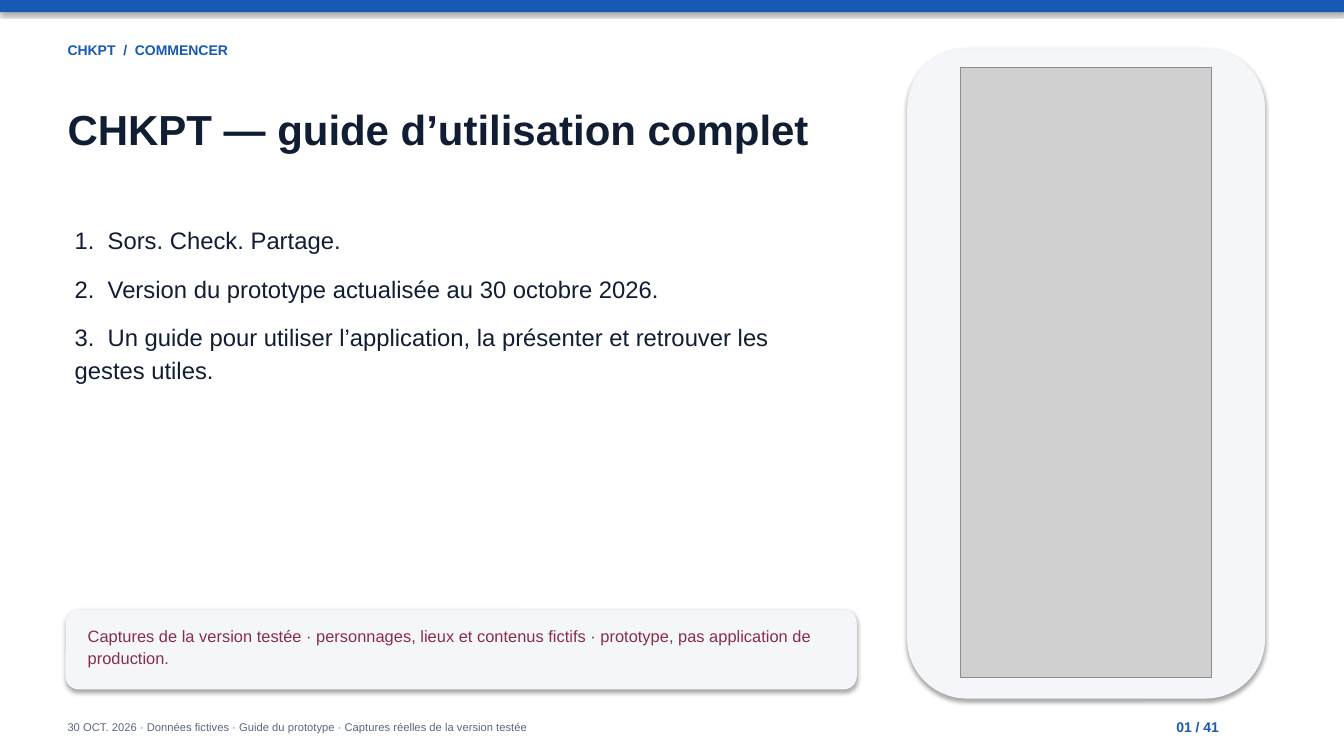
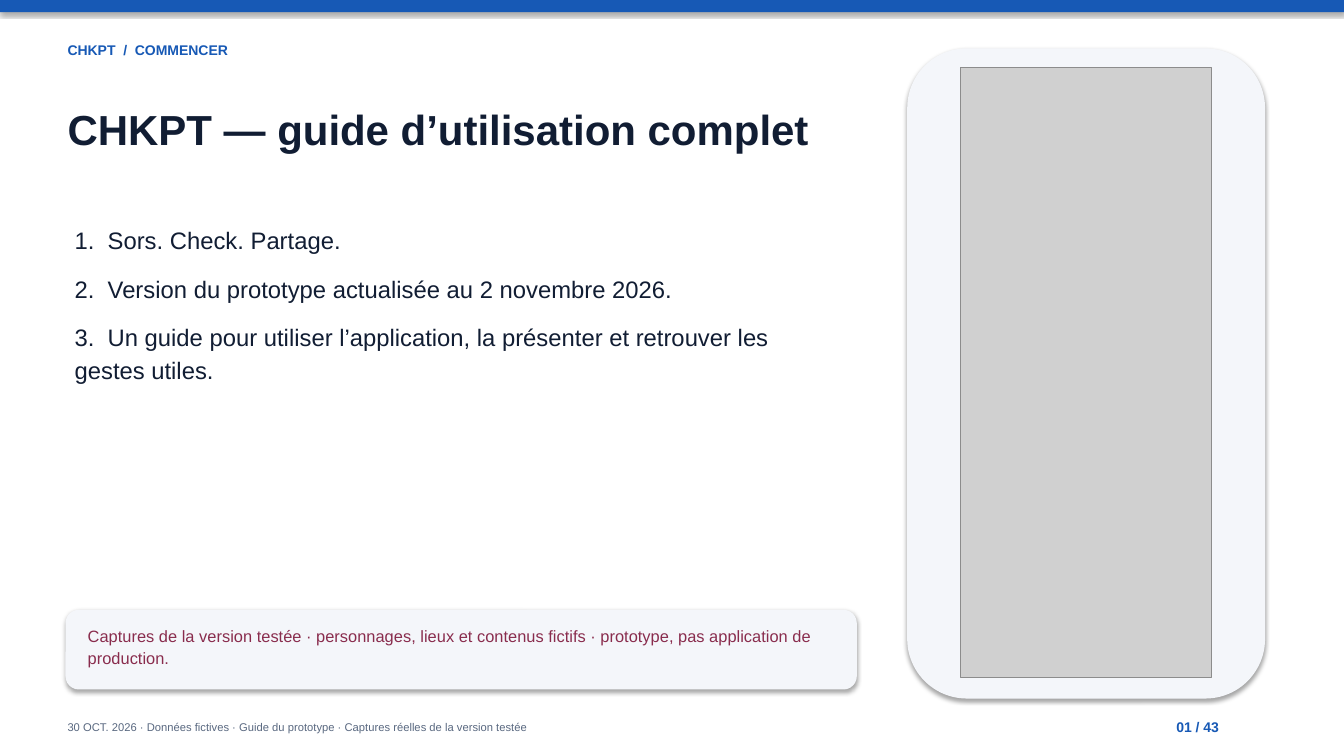
Before and after one commit to youattarae/chkpt-by-red-loop, a slide deck: slide 1 of CHKPT_CODEX_GITHUB_PRET_A_IMPORTER/docs/GUIDE_UTILISATION_COMPLET.pptx. Drawn at 1344x756 pixels with LibreOffice and Linux fonts; fonts in the diff are those of the drawing; grey boxes stand for pictures. Boxes give left, top, right and bottom in pixels: in the first picture for what was removed or moved away, otherwise in the second. Text is boxed around its words. In the diff, an @@ line names an element or a change of style, - is before the commit and + after.

```diff
--- a/CHKPT_CODEX_GITHUB_PRET_A_IMPORTER/docs/GUIDE_UTILISATION_COMPLET.pptx
+++ b/CHKPT_CODEX_GITHUB_PRET_A_IMPORTER/docs/GUIDE_UTILISATION_COMPLET.pptx
@@ text at (75, 280, 672, 303): text changed @@
-2. Version du prototype actualisée au 30 octobre 2026.
+2. Version du prototype actualisée au 2 novembre 2026.
@@ text at (1176, 722, 1219, 732): text changed @@
-01 / 41
+01 / 43
```
Also in this commit, not shown: 40 other slides changed, 2 slides added, 21 other files.
